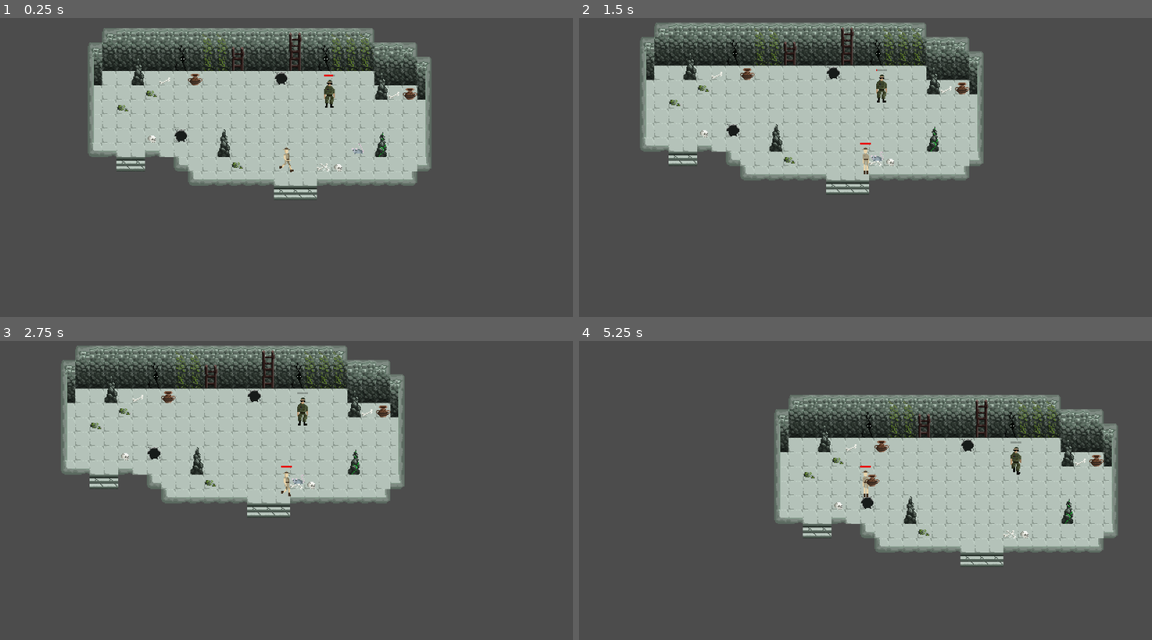
Above: before the commit, frames 1-4 (two rows, left to right).
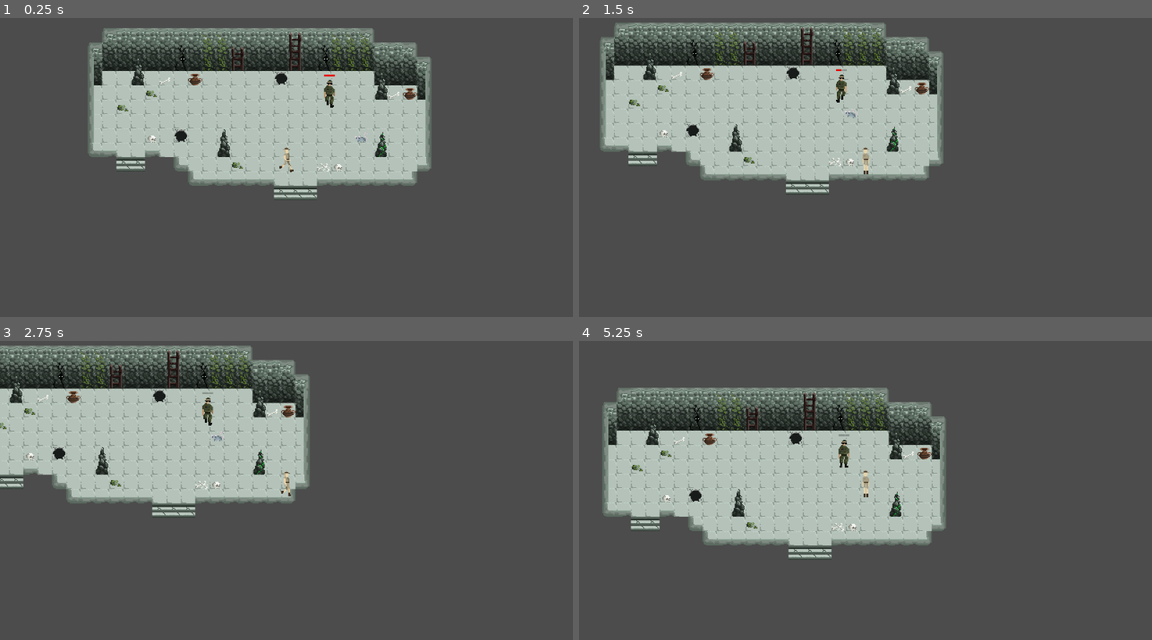
Above: after the commit, the same moments.

Repository: mirogon/Archaeology
Game: Godot game, scene res://Scenes/Main.tscn
Two runs of this game, one before a commit and one after it. Both use one fixed random seed, a clock stepped at 60 frames per second and the inputs below.
Inputs (mouse positions are in pixels of both pictures, inside the frame that each line leads up to):
- Up to frame 1 (0.25 s): no input
- Up to frame 2 (1.5 s): move the mouse to (991, 143) at 0.52 s; hold Right (ui_right) 0.53-1.28 s; click (991, 143) at 0.67 s; move the mouse to (750, 176) at 1.27 s; hold Down (ui_down) from 1.28 s (still down)
- Up to frame 3 (2.75 s): move the mouse to (343, 412) at 2.02 s; release Down (ui_down) at 2.03 s; hold Right (ui_right) from 2.03 s (still down)
- Up to frame 4 (5.25 s): move the mouse to (836, 547) at 2.77 s; release Right (ui_right) at 2.78 s; hold Up (ui_up) 2.78-3.53 s; click (836, 547) at 2.92 s; move the mouse to (1037, 532) at 3.52 s; hold Left (ui_left) 3.53-5.03 s; move the mouse to (693, 436) at 4.27 s; move the mouse to (894, 484) at 5.02 s; hold Down (ui_down) from 5.03 s (still down); click (894, 484) at 5.17 s

The runs differ from the first frame. In frame 1, less than 0.1% of the frame differs, in the area x 56-65%, y 18-46%; in frame 2, 15%; in frame 3, 21%; in frame 4, 36%, in the area x 4-94%, y 15-76%.

Commit message:
Rat now attacks Soldier

Diff:
--- a/Scenes/NavigationMovement.tscn
+++ b/Scenes/NavigationMovement.tscn
@@ -1,6 +1,6 @@
 [gd_scene load_steps=2 format=2]
 
-[ext_resource path="res://Scenes/NavigationMovement.gd" type="Script" id=1]
+[ext_resource path="res://Scripts/NavigationMovement.gd" type="Script" id=1]
 
 [node name="NavigationMovement" type="Node"]
 script = ExtResource( 1 )
--- a/Scenes/Player.tscn
+++ b/Scenes/Player.tscn
@@ -118,7 +118,7 @@
 [node name="AnimatedSprite" type="AnimatedSprite" parent="."]
 frames = SubResource( 26 )
 animation = "Walk_Right"
-frame = 1
+frame = 2
 playing = true
 
 [node name="HealthSystem" parent="." instance=ExtResource( 3 )]
@@ -127,3 +127,4 @@
 
 [connection signal="died" from="HealthSystem" to="." method="_on_HealthSystem_died"]
 [connection signal="took_damage" from="HealthSystem" to="." method="_on_HealthSystem_took_damage"]
+[connection signal="took_damage" from="HealthSystem" to="ProgressBar" method="_on_HealthSystem_took_damage"]
--- a/Scenes/Rat.tscn
+++ b/Scenes/Rat.tscn
@@ -4,22 +4,6 @@
 [ext_resource path="res://Asstes/Enemies/Rat.png" type="Texture" id=2]
 [ext_resource path="res://Scripts/Rat.gd" type="Script" id=3]
 [ext_resource path="res://Scenes/HealthSystem.tscn" type="PackedScene" id=4]
-
-[sub_resource type="AtlasTexture" id=63]
-atlas = ExtResource( 2 )
-region = Rect2( 0, 0, 16, 16 )
-
-[sub_resource type="AtlasTexture" id=64]
-atlas = ExtResource( 2 )
-region = Rect2( 16, 0, 16, 16 )
-
-[sub_resource type="AtlasTexture" id=65]
-atlas = ExtResource( 2 )
-region = Rect2( 32, 0, 16, 16 )
-
-[sub_resource type="AtlasTexture" id=66]
-atlas = ExtResource( 2 )
-region = Rect2( 48, 0, 16, 16 )
 
 [sub_resource type="AtlasTexture" id=56]
 atlas = ExtResource( 1 )
@@ -49,17 +33,33 @@
 atlas = ExtResource( 1 )
 region = Rect2( 96, 0, 16, 16 )
 
+[sub_resource type="AtlasTexture" id=63]
+atlas = ExtResource( 2 )
+region = Rect2( 0, 0, 16, 16 )
+
+[sub_resource type="AtlasTexture" id=64]
+atlas = ExtResource( 2 )
+region = Rect2( 16, 0, 16, 16 )
+
+[sub_resource type="AtlasTexture" id=65]
+atlas = ExtResource( 2 )
+region = Rect2( 32, 0, 16, 16 )
+
+[sub_resource type="AtlasTexture" id=66]
+atlas = ExtResource( 2 )
+region = Rect2( 48, 0, 16, 16 )
+
 [sub_resource type="SpriteFrames" id=67]
 animations = [ {
+"frames": [ SubResource( 56 ), SubResource( 57 ), SubResource( 58 ), SubResource( 59 ), SubResource( 60 ), SubResource( 61 ), SubResource( 62 ) ],
+"loop": true,
+"name": "Rat_Atk",
+"speed": 11.0
+}, {
 "frames": [ SubResource( 63 ), SubResource( 64 ), SubResource( 65 ), SubResource( 66 ) ],
 "loop": true,
 "name": "Rat_Walk",
 "speed": 10.0
-}, {
-"frames": [ SubResource( 56 ), SubResource( 57 ), SubResource( 58 ), SubResource( 59 ), SubResource( 60 ), SubResource( 61 ), SubResource( 62 ) ],
-"loop": true,
-"name": "Rat_Atk",
-"speed": 11.0
 } ]
 
 [sub_resource type="RectangleShape2D" id=68]
@@ -72,6 +72,7 @@
 [node name="AnimatedSprite" type="AnimatedSprite" parent="."]
 frames = SubResource( 67 )
 animation = "Rat_Walk"
+frame = 2
 playing = true
 
 [node name="CollisionShape2D" type="CollisionShape2D" parent="."]
--- a/Scenes/Soldier.gd
+++ /dev/null
@@ -1,21 +0,0 @@
-extends Area2D
-
-
-# Declare member variables here. Examples:
-# var a = 2
-# var b = "text"
-
-
-# Called when the node enters the scene tree for the first time.
-func _ready():
-	pass # Replace with function body.
-
-
-# Called every frame. 'delta' is the elapsed time since the previous frame.
-func _process(delta):
-	$HealthSystem.take_damage(1)
-#	pass
-
-
-func _on_HealthSystem_died():
-	print("Soldier died!")
--- a/Scenes/Soldier.tscn
+++ b/Scenes/Soldier.tscn
@@ -3,7 +3,7 @@
 [ext_resource path="res://Asstes/Character/Character_Army.png" type="Texture" id=1]
 [ext_resource path="res://Scenes/NavigationMovement.tscn" type="PackedScene" id=2]
 [ext_resource path="res://Scenes/HealthBar.tscn" type="PackedScene" id=3]
-[ext_resource path="res://Scenes/Soldier.gd" type="Script" id=4]
+[ext_resource path="res://Scripts/Soldier.gd" type="Script" id=4]
 [ext_resource path="res://Scenes/HealthSystem.tscn" type="PackedScene" id=5]
 
 [sub_resource type="RectangleShape2D" id=20]
@@ -104,7 +104,7 @@
 "speed": 5.0
 } ]
 
-[node name="Soldier" type="Area2D"]
+[node name="Soldier" type="Area2D" groups=["Soldier"]]
 script = ExtResource( 4 )
 
 [node name="CollisionShape2D" type="CollisionShape2D" parent="."]
@@ -115,7 +115,6 @@
 position = Vector2( 0, -16 )
 frames = SubResource( 19 )
 animation = "Army_walk_down"
-frame = 3
 playing = true
 
 [node name="NavigationMovement" parent="." instance=ExtResource( 2 )]
--- a/Scripts/Rat.gd
+++ b/Scripts/Rat.gd
@@ -2,23 +2,25 @@
 
 export var speed = 75
 var player
+var soldier
 
 func _ready():
 	player = get_tree().get_root().get_node("Main").get_node("Player")
+	soldier = get_tree().get_root().get_node("Main").get_node("Soldier")
 
 func _physics_process(delta):
-	if position.distance_to(player.position) > 15:
-		var dir = (player.position - position).normalized()
+	if position.distance_to(soldier.position) > 15:
+		var dir = (soldier.position - position).normalized()
 		move_and_slide(dir * speed)
 		$AnimatedSprite.animation = "Rat_Walk"
 
-		if position.x > player.position.x:
+		if position.x > soldier.position.x:
 			$AnimatedSprite.flip_h = false
 		else:
 			$AnimatedSprite.flip_h = true
 	else:
 		$AnimatedSprite.animation = "Rat_Atk"
-		var player_health_system = player.get_node("HealthSystem") as HealthSystem
+		var player_health_system = soldier.get_node("HealthSystem") as HealthSystem
 		player_health_system.take_damage(1)
 
 func _process(delta):
--- /dev/null
+++ b/Scripts/Soldier.gd
@@ -0,0 +1,10 @@
+extends Area2D
+
+func _ready():
+	pass # Replace with function body.
+
+func _process(delta):
+	pass
+
+func _on_HealthSystem_died():
+	print("Soldier died!")
Renamed: Scenes/NavigationMovement.gd -> Scripts/NavigationMovement.gd
